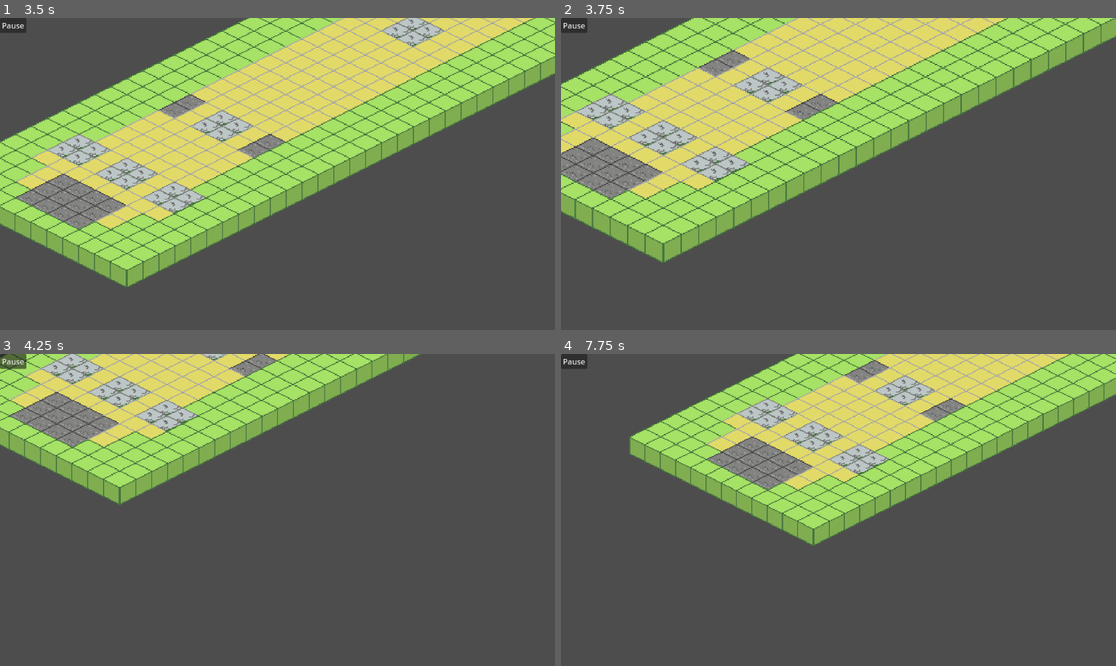
Above: before the commit, frames 1-4 (two rows, left to right).
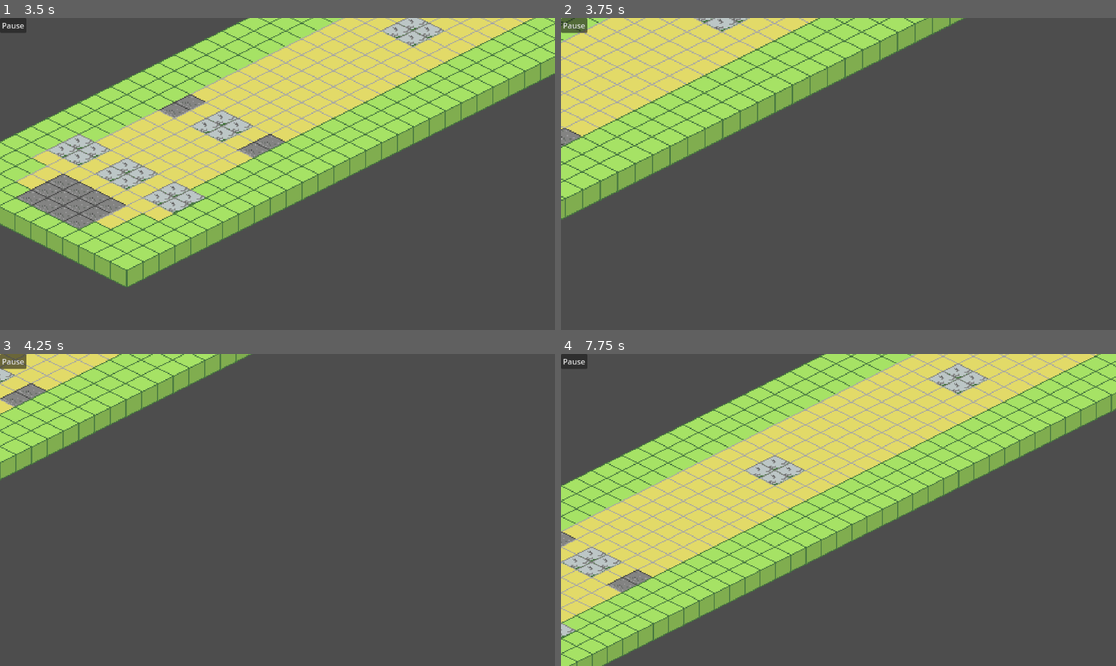
Above: after the commit, the same moments.

Repository: ShroomySquid/LudumDare56
Game: Godot game, scene res://scenes/start_screen.tscn
The game is run twice, just before and just after one commit, with the same random seed, the same clock (stepped at 60 frames per second) and the same inputs.
Inputs (mouse positions are in pixels of both pictures, inside the frame that each line leads up to):
- Up to frame 1 (3.5 s): click "Start" at 0.5 s; click "Pause" at 1.25 s; click "Resume" at 2 s; tap Enter at 2.75 s; move the mouse to (399, 158) at 2.77 s; hold D (right) from 2.78 s (still down); hold Right mouse button (RightClick) from 2.78 s (still down); tap Mouse wheel down (WheelDown) at 3.05 s
- Up to frame 2 (3.75 s): move the mouse to (727, 189) at 3.52 s; release D (right) at 3.53 s; release Right mouse button (RightClick) at 3.53 s; hold S (down) from 3.53 s (still down); tap Mouse wheel down (WheelDown) at 3.6 s
- Up to frame 3 (4.25 s): keep holding S (down); tap Mouse wheel up (WheelUp) at 3.8 s
- Up to frame 4 (7.75 s): move the mouse to (894, 441) at 4.27 s; release S (down) at 4.28 s; hold D (right) 4.28-5.03 s; hold Right mouse button (RightClick) 4.28-5.03 s; tap Mouse wheel up (WheelUp) at 4.35, 6.05, 6.6 s; move the mouse to (810, 572) at 5.02 s; hold W (up) 5.03-5.78 s; right-click (810, 572) at 5.1 s; tap Mouse wheel down (WheelDown) at 5.3, 5.85, 7.55 s; move the mouse to (1005, 556) at 5.77 s; hold A (left) 5.78-7.28 s; move the mouse to (672, 463) at 6.52 s; right-click (672, 463) at 6.8 s; move the mouse to (866, 510) at 7.27 s; hold S (down) from 7.28 s (still down); hold Right mouse button (RightClick) from 7.28 s (still down)

Frame 1 is identical in both runs. In frame 2, 46% of the frame differs, in the area x 0-100%, y 0-79%; in frame 3, 21%; in frame 4, 41%.

Commit message:
click and drag added for camera

Diff:
--- a/Scripts/player_camera.gd
+++ b/Scripts/player_camera.gd
@@ -4,11 +4,15 @@
 @onready var min_y_camera := -100
 @onready var max_x_camera := 1000
 @onready var min_x_camera := -100
+var mouse_pos
+const max_zoom := 0.5
+const min_zoom := 10
 
 func _ready():
 	pass # Replace with function body.a
 
 func _process(_delta):
+	# Changing camera position with keyboard keys
 	var direction = Input.get_vector("left", "right", "up", "down")
 	if position.y > max_y_camera && direction.y > 0:
 		direction.y = 0
@@ -19,7 +23,20 @@
 	if position.x < min_x_camera && direction.x < 0:
 		direction.x = 0
 	position += (direction * 6) / zoom
-	if Input.is_action_just_pressed("WheelDown") && zoom.x < 10:
+
+	#Changin zoom
+	if Input.is_action_just_pressed("WheelDown") && zoom.x < min_zoom:
 		zoom *= 1.1
-	if Input.is_action_just_pressed("WheelUp") && zoom.x > 0.5:
+	if Input.is_action_just_pressed("WheelUp") && zoom.x > max_zoom:
 		zoom *= 0.9
+
+	#Changing camera position with click and drag
+	if Input.is_action_just_pressed("RightClick"):
+		mouse_pos = get_viewport().get_mouse_position()
+	if Input.is_action_pressed("RightClick"):
+		var new_mouse_pos = get_viewport().get_mouse_position()
+		if (new_mouse_pos != mouse_pos):
+			direction = mouse_pos - new_mouse_pos
+			position += direction / zoom
+			direction = direction.normalized()
+			mouse_pos = new_mouse_pos
